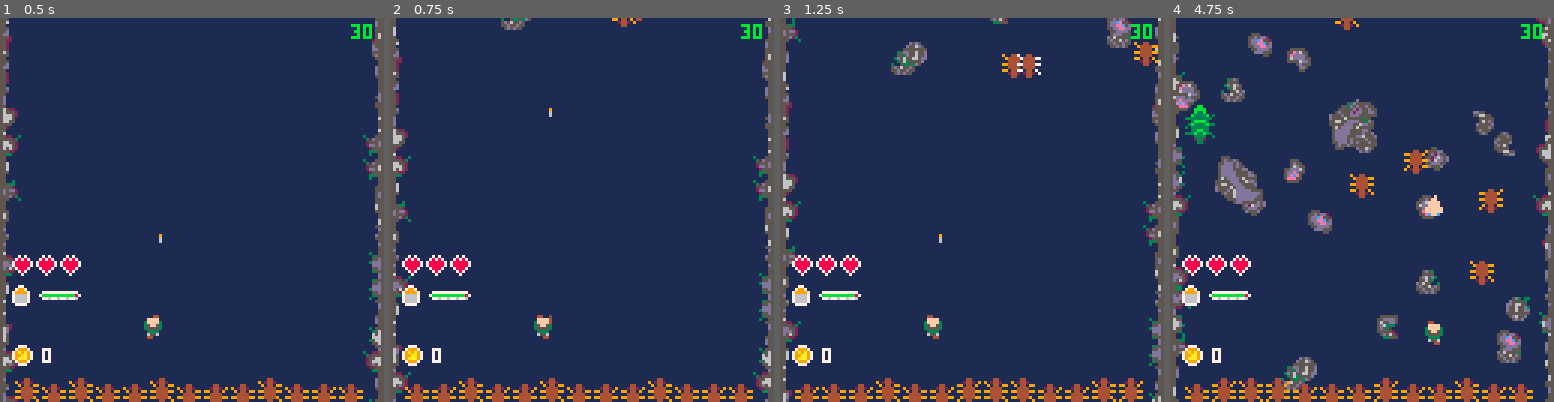
Above: before the commit, frames 1-4 (left to right).
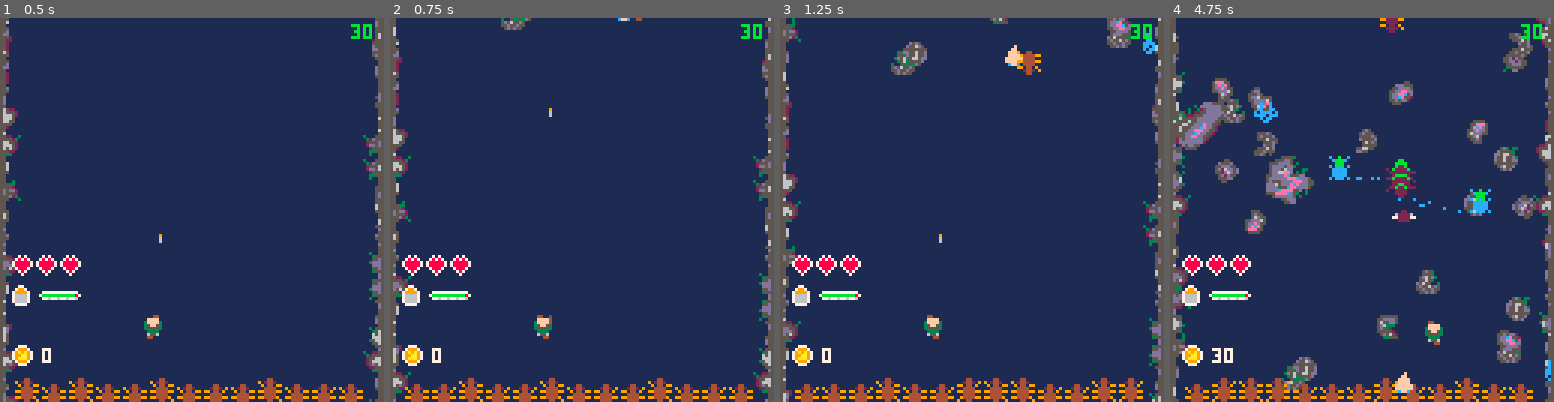
Above: after the commit, the same moments.

Repository: Mister-Oatbread/pico8_drg_game
Game: PICO-8 cartridge drg.p8
Two runs of this game, one before a commit and one after it. Both use one fixed random seed, a clock stepped at 60 frames per second and the inputs below.
Inputs:
- Up to frame 1 (0.5 s): tap X (X key) at 0.33 s
- Up to frame 2 (0.75 s): tap O (Z key) at 0.7 s
- Up to frame 3 (1.25 s): tap X (X key) at 1.07 s
- Up to frame 4 (4.75 s): hold Right 1.6-2.1 s; tap O (Z key) every 0.4 s from 1.7 to 4.5 s; tap X (X key) at 1.85, 2.97, 4.08 s; hold Up 2.15-2.42 s; hold Right 2.47-3.03 s; hold Left 3.08-3.58 s; hold Down 3.63-3.97 s; hold Right 4.02-4.68 s; hold Up from 4.73 s (still down)

Frame 1 is identical in both runs. In frame 2, less than 0.1% of the frame differs, in the area x 57-65%, y 0-3%; in frame 3, 0.7%; in frame 4, 12%, in the area x 0-100%, y 0-98%.

Commit message:
added menace and oppressor, misc changes on other creatures. might have been a mistake, as i realize while writing this :/

Diff:
--- a/build.lua
+++ b/build.lua
@@ -48,8 +48,8 @@
 local function update()
 if game_status=="playing" then
 y+=1
-if frame%45==0 then x+=sgn(x-player_1.x()) end
-if frame%15==0 then y+=1 end
+if frame%45==1 then x+=sgn(x-player_1.x()) end
+if frame%30==1 then y+=1 end
 end
 wings_open=frame>45
 damaged_since+=1
@@ -90,15 +90,13 @@
 local damaged_since=60
 local x=x
 local y=y
-local display_alt=false
 local health=30
 local alive=true
 local creature_damage=0
 local hitbox={x={2,7},y={1,8}}
 local function update()
 y+=1
-if frame%5==0 then y-=1 end
-display_alt=frame>5
+if frame%5==1 then y-=1 end
 damaged_since+=1
 frame=frame%10+1
 end
@@ -115,10 +113,9 @@
 end
 end
 local function draw()
-local sprite=51
-if display_alt then sprite+=1 end
+local x_flip=frame>5
 if damaged_since<15 then pal(12,2) end
-spr(sprite,x,y,1,1,display_alt,false)
+spr(51,x,y,1,1,x_flip,false)
 pal()
 end
 local function x_f() return x end
@@ -147,7 +144,7 @@
 local function update()
 if game_status=="playing" then
 y+=1
-if frame%6==0 then y+=1 end
+if frame%6==1 then y+=1 end
 end
 damaged_since+=1
 frame=frame%12+1
@@ -156,17 +153,15 @@
 sfx(33)
 damaged_since=0
 health-=damage_received
-x_flip=frame>6
 if health<=0 then
 alive=false
 player.give_points(10)
 end
 end
 local function draw()
-local sprite=1
 if damaged_since<15 then pal(4,2) end
 local x_flip=frame>6
-spr(sprite,x,y,1,1,x_flip,false)
+spr(1,x,y,1,1,x_flip,false)
 pal()
 end
 local function x_f() return x end
@@ -195,10 +190,10 @@
 local function update()
 if game_status=="playing" then
 y+=1
-if frame%30==0 then y+=1 end
+if frame%30==1 then y+=1 end
 end
 damaged_since+=1
-frame=frame%30+1
+frame=frame%60+1
 end
 local function damage(damage_received,player)
 sfx(33)
@@ -292,9 +287,9 @@
 local function update()
 if did_spit then
 y+=1
-if frame%2==0 then y+=1 end
+if frame%2==1 then y+=1 end
 elseif performing_spit then
-if frame%2==0 then x-=sgn(x-tracked_player.x()) end
+if frame%2==1 then x-=sgn(x-tracked_player.x()) end
 spit_countdown-=1
 if spit_countdown==1 then
 did_spit=true
@@ -303,7 +298,7 @@
 end
 else
 y+=1
-if frame%2==0 then
+if frame%2==1 then
 y+=1
 x-=sgn(x-tracked_player.x())
 end
@@ -327,6 +322,72 @@
 if frame>8 then sprite+=1 end
 if damaged_since<15 then pal(3,2) end
 spr(sprite,x,y)
+pal()
+end
+local function x_f() return x end
+local function y_f() return y end
+local function is_alive() return alive end
+return {
+x=x_f,
+y=y_f,
+update=update,
+damage=damage,
+creature_damage=creature_damage,
+draw=draw,
+hitbox=hitbox,
+is_alive=is_alive,
+}
+end
+function menace(x,y)
+local frame=0
+local x=x
+local y=y
+local x_flip=false
+local y_flip=false
+local damaged_since=60
+local health=60
+local alive=true
+local creature_damage=0
+local hitbox={x={1,8},y={1,8}}
+local tracked_player=choose_one(players)
+local function update()
+if game_status=="playing" then
+y+=1
+end
+x_flip=tracked_player.x()-x>0
+y_flip=tracked_player.y()-y>0
+if frame%10==1 then
+local x_shot_position=x_flip and x+8 or x
+local y_shot_position=y_flip and y+8 or y
+local angle=atan2(
+tracked_player.x()-x_shot_position,
+tracked_player.y()-y_shot_position
+)
+local x_vel=cos(angle)
+local y_vel=sin(angle)
+projectiles.add_menace_spit(
+x_shot_position,
+y_shot_position,
+x_vel,
+y_vel
+)
+end
+frame=frame%10+1
+damaged_since+=1
+end
+local function damage(damage_received,player)
+sfx(33)
+damaged_since=0
+health-=damage_received
+x_flip=frame>6
+if health<=0 then
+alive=false
+player.give_points(10)
+end
+end
+local function draw()
+if damaged_since<15 then pal(12,2) end
+spr(11,x,y,1,1,x_flip,y_flip)
 pal()
 end
 local function x_f() return x end
@@ -373,6 +434,40 @@
 local sprite=191+value
 if a.x[1]>b.x[2] or a.x[2]<b.x[1] then sprite+=16 end
 spr(sprite,x,y)
+end
+local function x_f() return x end
+local function y_f() return y end
+local function is_alive() return alive end
+return {
+x=x_f,
+y=y_f,
+update=update,
+damage=damage,
+creature_damage=creature_damage,
+draw=draw,
+hitbox=hitbox,
+is_alive=is_alive,
+}
+end
+function oppressor(x,y)
+local frame=1
+local x=x
+local y=y
+local alive=true
+local creature_damage=1
+local hitbox={x={2,15},y={1,14}}
+local function update()
+if game_status=="playing" then
+y+=1
+if frame%30==1 then y+=1 end
+end
+frame=frame%60+1
+end
+local function damage(damage_received,player)
+end
+local function draw()
+local x_flip=frame>30
+spr(5,x,y,2,2,x_flip,false)
 end
 local function x_f() return x end
 local function y_f() return y end
@@ -402,7 +497,7 @@
 local function update()
 if game_status=="playing" then
 y+=1
-if not spitting and frame%20==0 then y+=1 end
+if not spitting and frame%20==1 then y+=1 end
 end
 if not spitting then x_flip=frame>20 end
 damaged_since+=1
@@ -428,10 +523,9 @@
 end
 end
 local function draw()
-local sprite=3
 local x_flip=frame>20
 if damaged_since<15 then pal(3,2) end
-spr(sprite,x,y,2,2,x_flip,false)
+spr(3,x,y,2,2,x_flip,false)
 pal()
 end
 local function x_f() return x end
@@ -460,7 +554,7 @@
 local function update()
 if game_status=="playing" then
 y+=1
-if frame%4==0 then y+=1 end
+if frame%4==1 then y+=1 end
 end
 damaged_since+=1
 frame=frame%8+1
@@ -475,10 +569,9 @@
 end
 end
 local function draw()
-local sprite=2
 local x_flip=frame>4
 if damaged_since<15 then pal(4,2) end
-spr(sprite,x,y,1,1,x_flip,false)
+spr(2,x,y,1,1,x_flip,false)
 pal()
 end
 local function x_f() return x end
@@ -534,6 +627,8 @@
 {1,praetorian},
 {2,slasher},
 {1,mactera},
+{1,menace},
+{1,oppressor},
 }
 resource_ratios={
 {1,"gold"},
@@ -544,7 +639,7 @@
 {15,"small"},
 {1,"big"},
 }
-creature_variety=6
+creature_variety=8
 resource_variety=3
 obstacle_variety=2
 if difficulty==1 then
@@ -1346,20 +1441,7 @@
 function new_projectiles()
 local bullets=new_entity_container()
 local spits=new_entity_container()
-local function update()
-for i=bullets.size(),1,-1 do
-bullets.get(i).y-=6
-if bullets.get(i).y<=91 then
-bullets.deletei(i)
-end
-end
-for i=spits.size(),1,-1 do
-spits.get(i).update()
-if spits.get(i).y()>=240 then
-spits.deletei(i)
-end
-end
-end
+local menace_spits=new_entity_container()
 local function fire_bullet(number)
 local player=number==1 and player_1 or player_2
 bullets.add({
@@ -1424,8 +1506,34 @@
 hitbox=hitbox,
 }
 end
-local function add_spit(spit_type,x,y)
-add(spits,spit(spit_type,x,y))
+local function spit_spit(spit_type,x,y)
+spits.add(new_spit(spit_type,x,y))
+end
+local function add_menace_spit(x,y,x_vel,y_vel)
+menace_spits.add({x=x,y=y,x_vel=x_vel,y_vel=y_vel})
+end
+local function update()
+for i=bullets.size(),1,-1 do
+bullets.get(i).y-=6
+if bullets.get(i).y<=91 then
+bullets.deletei(i)
+end
+end
+for i=spits.size(),1,-1 do
+spits.get(i).update()
+if spits.get(i).y()>=240 then
+spits.deletei(i)
+end
+end
+local spit
+for i=menace_spits.size(),1,-1 do
+spit=menace_spits.get(i)
+spit.x+=spit.x_vel
+spit.y+=spit.y_vel
+if spit.x<99 or spit.x>230 or spit.y<99 or spit.y>230 then
+menace_spits.deletei(i)
+end
+end
 end
 local function draw()
 for i=1,bullets.size() do
@@ -1433,6 +1541,12 @@
 end
 for i=1,spits.size() do
 spits.get(i).draw()
+end
+local x,y
+for i=1,menace_spits.size() do
+x=flr(menace_spits.get(i).x)
+y=flr(menace_spits.get(i).y)
+pset(x,y,12)
 end
 end
 local function check_spit_collision()
@@ -1457,10 +1571,6 @@
 end
 end
 end
-local function spit_spit(type,x,y)
-local spit=new_spit(type,x,y)
-spits.add(spit)
-end
 function get_bullet_hitbox(bullet)
 return {
 x={bullet.x+6,bullet.x+6},
@@ -1479,6 +1589,7 @@
 draw=draw,
 fire_bullet=fire_bullet,
 spit_spit=spit_spit,
+add_menace_spit=add_menace_spit,
 spits_list=spits,
 bullets_list=bullets,
 get_bullet_hitbox=get_bullet_hitbox,
--- a/src/creatures/cave_angel.lua
+++ b/src/creatures/cave_angel.lua
@@ -15,8 +15,8 @@
     local function update()
         if game_status=="playing" then
             y+=1
-            if frame%45==0 then x+=sgn(x-player_1.x()) end
-            if frame%15==0 then y+=1 end
+            if frame%45==1 then x+=sgn(x-player_1.x()) end
+            if frame%30==1 then y+=1 end
         end
         wings_open=frame>45
         damaged_since+=1
--- a/src/creatures/egg.lua
+++ b/src/creatures/egg.lua
@@ -5,7 +5,6 @@
     local damaged_since=60
     local x=x
     local y=y
-    local display_alt=false
     local health=30
     local alive=true
     local creature_damage=0
@@ -13,8 +12,7 @@
 
     local function update()
         y+=1
-        if frame%5==0 then y-=1 end
-        display_alt=frame>5
+        if frame%5==1 then y-=1 end
         damaged_since+=1
         frame=frame%10+1
     end
@@ -33,10 +31,9 @@
     end
 
     local function draw()
-        local sprite=51
-        if display_alt then sprite+=1 end
+        local x_flip=frame>5
         if damaged_since<15 then pal(12,2) end
-        spr(sprite,x,y,1,1,display_alt,false)
+        spr(51,x,y,1,1,x_flip,false)
         pal()
     end
 
--- a/src/creatures/grunt.lua
+++ b/src/creatures/grunt.lua
@@ -13,7 +13,7 @@
     local function update()
         if game_status=="playing" then
             y+=1
-            if frame%6==0 then y+=1 end
+            if frame%6==1 then y+=1 end
         end
         damaged_since+=1
         frame=frame%12+1
@@ -23,7 +23,6 @@
         sfx(33)
         damaged_since=0
         health-=damage_received
-        x_flip=frame>6
         if health<=0 then
             alive=false
             player.give_points(10)
@@ -31,10 +30,9 @@
     end
 
     local function draw()
-        local sprite=1
         if damaged_since<15 then pal(4,2) end
         local x_flip=frame>6
-        spr(sprite,x,y,1,1,x_flip,false)
+        spr(1,x,y,1,1,x_flip,false)
         pal()
     end
 
--- a/src/creatures/mactera.lua
+++ b/src/creatures/mactera.lua
@@ -18,10 +18,10 @@
         if did_spit then
         -- did already spit, fly along
             y+=1
-            if frame%2==0 then y+=1 end
+            if frame%2==1 then y+=1 end
         elseif performing_spit then
         -- currently spitting, perform spit animation
-            if frame%2==0 then x-=sgn(x-tracked_player.x()) end
+            if frame%2==1 then x-=sgn(x-tracked_player.x()) end
             spit_countdown-=1
             if spit_countdown==1 then
                 did_spit=true
@@ -31,7 +31,7 @@
         else
         -- currently homing
             y+=1
-            if frame%2==0 then
+            if frame%2==1 then
                 y+=1
                 x-=sgn(x-tracked_player.x())
             end
--- /dev/null
+++ b/src/creatures/menace.lua
@@ -0,0 +1,75 @@
+
+
+function menace(x,y)
+    local frame=0
+    local x=x
+    local y=y
+    local x_flip=false
+    local y_flip=false
+    local damaged_since=60
+    local health=60
+    local alive=true
+    local creature_damage=0
+    local hitbox={x={1,8},y={1,8}}
+    local tracked_player=choose_one(players)
+
+    local function update()
+        if game_status=="playing" then
+            y+=1
+        end
+        -- flip menace based on relative player position
+        x_flip=tracked_player.x()-x>0
+        y_flip=tracked_player.y()-y>0
+
+        if frame%10==1 then
+            local x_shot_position=x_flip and x+8 or x
+            local y_shot_position=y_flip and y+8 or y
+            local angle=atan2(
+                tracked_player.x()-x_shot_position,
+                tracked_player.y()-y_shot_position
+            )
+            local x_vel=cos(angle)
+            local y_vel=sin(angle)
+            projectiles.add_menace_spit(
+                x_shot_position,
+                y_shot_position,
+                x_vel,
+                y_vel
+            )
+        end
+        frame=frame%10+1
+        damaged_since+=1
+    end
+
+    local function damage(damage_received,player)
+        sfx(33)
+        damaged_since=0
+        health-=damage_received
+        x_flip=frame>6
+        if health<=0 then
+            alive=false
+            player.give_points(10)
+        end
+    end
+
+    local function draw()
+        if damaged_since<15 then pal(12,2) end
+        spr(11,x,y,1,1,x_flip,y_flip)
+        pal()
+    end
+
+    local function x_f() return x end
+    local function y_f() return y end
+    local function is_alive() return alive end
+
+    return {
+        x=x_f,
+        y=y_f,
+        update=update,
+        damage=damage,
+        creature_damage=creature_damage,
+        draw=draw,
+        hitbox=hitbox,
+        is_alive=is_alive,
+    }
+end
--- a/src/creatures/loot_bug.lua
+++ b/src/creatures/oppressor.lua
@@ -1,42 +1,27 @@
 
 
-function loot_bug(x,y)
+function oppressor(x,y)
     local frame=1
     local x=x
     local y=y
-    local damaged_since=60
-    local health=30
     local alive=true
-    local creature_damage=0
-    local hitbox={x={2,7},y={1,7}}
+    local creature_damage=1
+    local hitbox={x={2,15},y={1,14}}
 
     local function update()
         if game_status=="playing" then
             y+=1
-            if frame%30==0 then y+=1 end
+            if frame%30==1 then y+=1 end
         end
-        damaged_since+=1
-        frame=frame%30+1
+        frame=frame%60+1
     end
 
     local function damage(damage_received,player)
-        sfx(33)
-        damaged_since=0
-        health-=damage_received
-        if health<=0 then
-            alive=false
-            player.give_ammo(.2)
-            no_lootbugs_killed=false
-            add_killed_lootbug_name()
-        end
     end
 
     local function draw()
-        local sprite=30
         local x_flip=frame>30
-        if damaged_since<15 then pal(15,2) end
-        spr(sprite,x,y,1,1,x_flip,false)
-        pal()
+        spr(5,x,y,2,2,x_flip,false)
     end
 
     local function x_f() return x end
--- a/src/creatures/praetorian.lua
+++ b/src/creatures/praetorian.lua
@@ -15,7 +15,7 @@
     local function update()
         if game_status=="playing" then
             y+=1
-            if not spitting and frame%20==0 then y+=1 end
+            if not spitting and frame%20==1 then y+=1 end
         end
         if not spitting then x_flip=frame>20 end
         damaged_since+=1
@@ -44,10 +44,9 @@
     end
 
     local function draw()
-        local sprite=3
         local x_flip=frame>20
         if damaged_since<15 then pal(3,2) end
-        spr(sprite,x,y,2,2,x_flip,false)
+        spr(3,x,y,2,2,x_flip,false)
         pal()
     end
 
--- a/src/creatures/slasher.lua
+++ b/src/creatures/slasher.lua
@@ -13,7 +13,7 @@
     local function update()
         if game_status=="playing" then
             y+=1
-            if frame%4==0 then y+=1 end
+            if frame%4==1 then y+=1 end
         end
         damaged_since+=1
         frame=frame%8+1
@@ -30,10 +30,9 @@
     end
 
     local function draw()
-        local sprite=2
         local x_flip=frame>4
         if damaged_since<15 then pal(4,2) end
-        spr(sprite,x,y,1,1,x_flip,false)
+        spr(2,x,y,1,1,x_flip,false)
         pal()
     end
 
--- a/src/game_logic.lua
+++ b/src/game_logic.lua
@@ -12,6 +12,8 @@
             {1,praetorian},
             {2,slasher},
             {1,mactera},
+            {1,menace},
+            {1,oppressor},
         }
         resource_ratios={
             {1,"gold"},
@@ -22,7 +24,7 @@
             {15,"small"},
             {1,"big"},
         }
-        creature_variety=6
+        creature_variety=8
         resource_variety=3
         obstacle_variety=2
         if difficulty==1 then
--- a/src/projectiles.lua
+++ b/src/projectiles.lua
@@ -4,21 +4,7 @@
 function new_projectiles()
     local bullets=new_entity_container()
     local spits=new_entity_container()
-
-    local function update()
-        for i=bullets.size(),1,-1 do
-            bullets.get(i).y-=6
-            if bullets.get(i).y<=91 then
-                bullets.deletei(i)
-            end
-        end
-        for i=spits.size(),1,-1 do
-            spits.get(i).update()
-            if spits.get(i).y()>=240 then
-                spits.deletei(i)
-            end
-        end
-    end
+    local menace_spits=new_entity_container()
 
     -- sends a bullet out from the current location of the player
     local function fire_bullet(number)
@@ -97,8 +83,36 @@
     end
 
     -- adds a spit to the spits list
-    local function add_spit(spit_type,x,y)
-        add(spits,spit(spit_type,x,y))
+    local function spit_spit(spit_type,x,y)
+        spits.add(new_spit(spit_type,x,y))
+    end
+
+    local function add_menace_spit(x,y,x_vel,y_vel)
+        menace_spits.add({x=x,y=y,x_vel=x_vel,y_vel=y_vel})
+    end
+
+    local function update()
+        for i=bullets.size(),1,-1 do
+            bullets.get(i).y-=6
+            if bullets.get(i).y<=91 then
+                bullets.deletei(i)
+            end
+        end
+        for i=spits.size(),1,-1 do
+            spits.get(i).update()
+            if spits.get(i).y()>=240 then
+                spits.deletei(i)
+            end
+        end
+        local spit
+        for i=menace_spits.size(),1,-1 do
+            spit=menace_spits.get(i)
+            spit.x+=spit.x_vel
+            spit.y+=spit.y_vel
+            if spit.x<99 or spit.x>230 or spit.y<99 or spit.y>230 then
+                menace_spits.deletei(i)
+            end
+        end
     end
 
     local function draw()
@@ -108,9 +122,13 @@
         for i=1,spits.size() do
             spits.get(i).draw()
         end
+        local x,y
+        for i=1,menace_spits.size() do
+            x=flr(menace_spits.get(i).x)
+            y=flr(menace_spits.get(i).y)
+            pset(x,y,12)
+        end
     end
-
-    -- try to collide all bullets with all creatures
 
     -- checks if one of the spits is currently colliding with the player
     local function check_spit_collision()
@@ -139,12 +157,6 @@
         end
     end
 
-    local function spit_spit(type,x,y)
-        local spit=new_spit(type,x,y)
-        spits.add(spit)
-    end
-
-
     -- takes in bullet and returns hitbox ready to be processed by are_colliding()
     function get_bullet_hitbox(bullet)
         return {
@@ -167,6 +179,7 @@
         draw=draw,
         fire_bullet=fire_bullet,
         spit_spit=spit_spit,
+        add_menace_spit=add_menace_spit,
         spits_list=spits,
         bullets_list=bullets,
         get_bullet_hitbox=get_bullet_hitbox,
